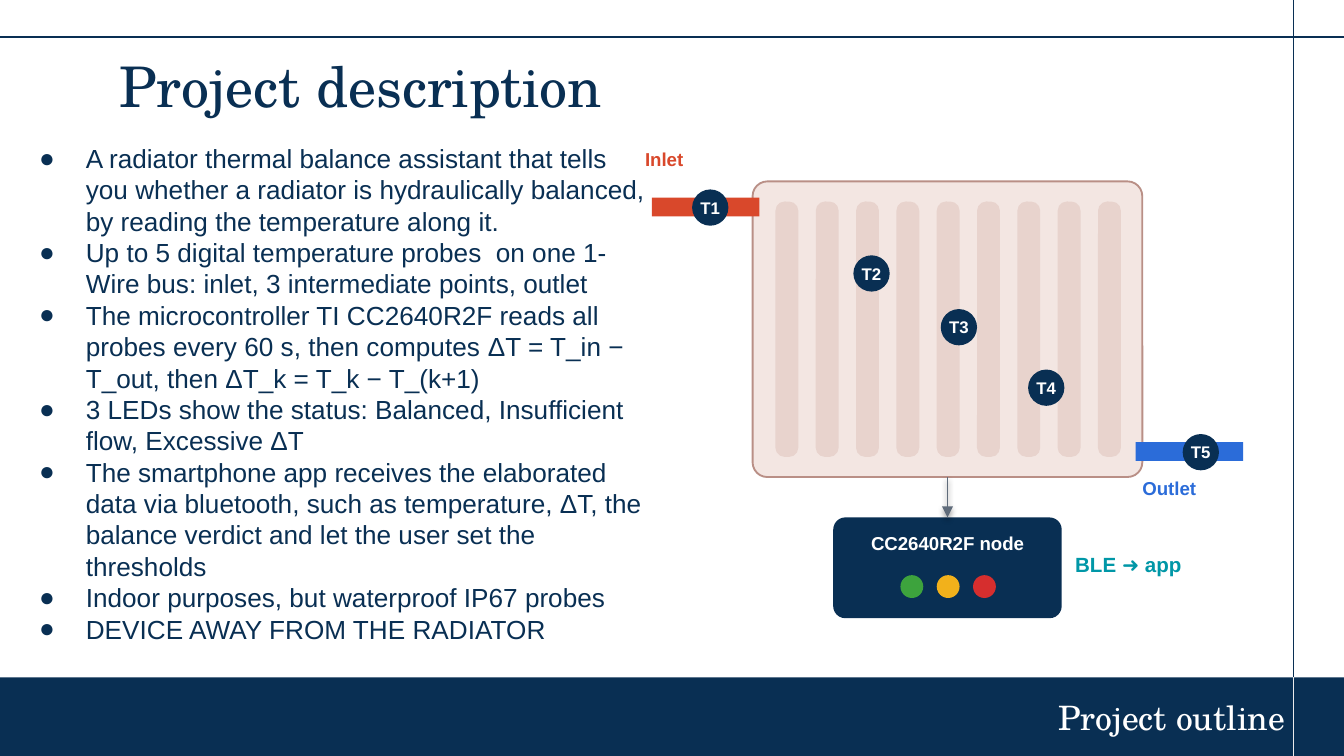
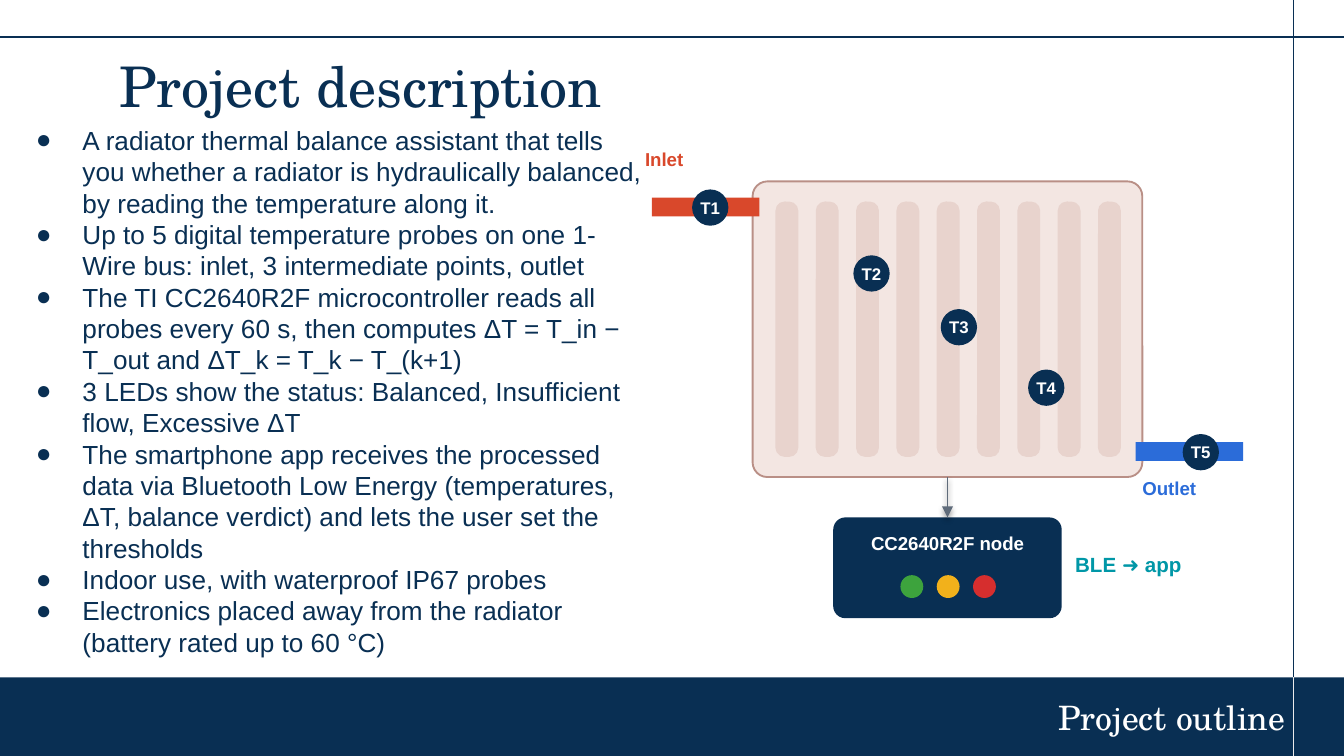
Before and after one commit to garcianeilangelo-crypto/ESE_RADIATOR, a slide deck: slide 2 of Radiator_Balance .pptx. Drawn at 1344x756 pixels with LibreOffice and Linux fonts; fonts in the diff are those of the drawing; background and template pictures are left out. Boxes give left, top, right and bottom in pixels: in the first picture for what was removed or moved away, otherwise in the second. Text is boxed around its words. In the diff, an @@ line names an element or a change of style, - is before the commit and + after.

```diff
--- a/Radiator_Balance .pptx
+++ b/Radiator_Balance .pptx
@@ text "A radiator thermal balance assistant ...": place and size @@
-text "A radiator thermal balance assistant ..." at <box>86,149,644,640</box>
+text "A radiator thermal balance assistant ..." at <box>82,131,640,658</box>
@@ text at <box>82,288,597,375</box>: text changed @@
-● The microcontroller TI CC2640R2F reads all probes every 60 s, then computes ΔT = T_in − T_out, then ΔT_k = T_k − T_(k+1)
+● The TI CC2640R2F microcontroller reads all probes every 60 s, then computes ΔT = T_in − T_out and ΔT_k = T_k − T_(k+1)
@@ text at <box>82,445,615,658</box>: text changed @@
-● The smartphone app receives the elaborated data via bluetooth, such as temperature, ΔT, the balance verdict and let the user set the thresholds
-● Indoor purposes, but waterproof IP67 probes
-● DEVICE AWAY FROM THE RADIATOR
+● The smartphone app receives the processed data via Bluetooth Low Energy (temperatures, ΔT, balance verdict) and lets the user set the thresholds
+● Indoor use, with waterproof IP67 probes
+● Electronics placed away from the radiator (battery rated up to 60 °C)
```
Also in this commit, not shown: 15 other slides changed, 2 slides added, 24 other files.
